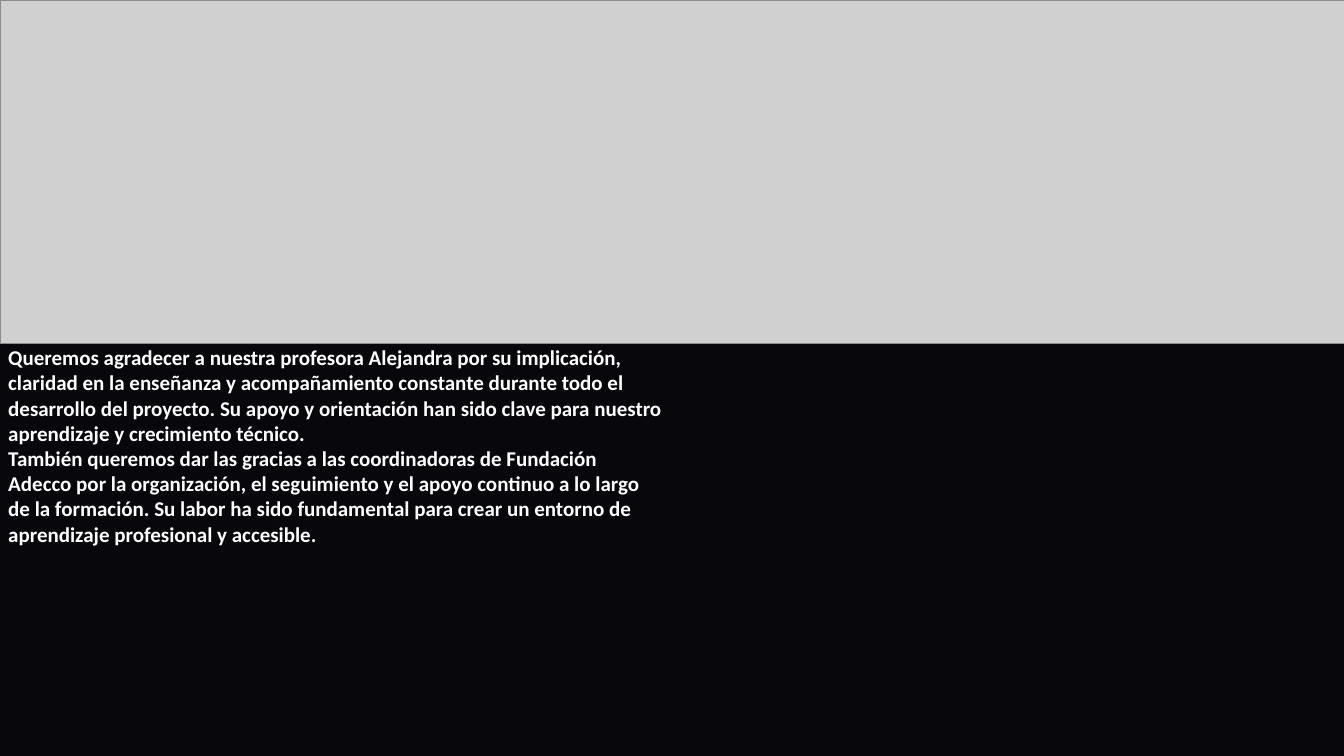
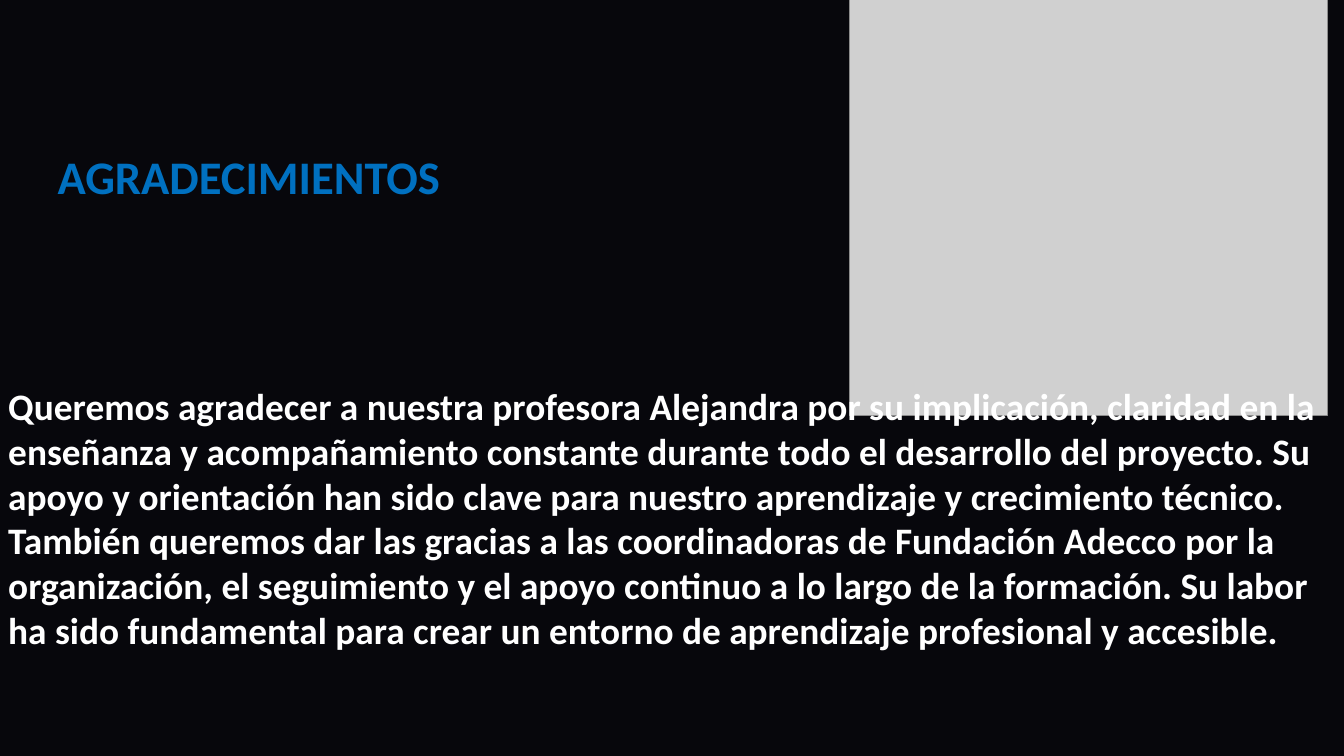
Before and after one commit to DavidCorredorMiguel/proyectogrupo2, a slide deck: slide 28 of Tech-and-Learn-Innovacion-y-Aprendizaje-en-E-commerce (1).pptx. Drawn at 1344x756 pixels with LibreOffice and Linux fonts; fonts in the diff are those of the drawing; grey boxes stand for pictures; background and template pictures are left out. Boxes give left, top, right and bottom in pixels: in the first picture for what was removed or moved away, otherwise in the second. Text is boxed around its words. In the diff, an @@ line names an element or a change of style, - is before the commit and + after.

Commit message:
presentacion

```diff
--- a/Tech-and-Learn-Innovacion-y-Aprendizaje-en-E-commerce (1).pptx
+++ b/Tech-and-Learn-Innovacion-y-Aprendizaje-en-E-commerce (1).pptx
@@ picture removed at [0,0,1344,344] @@
@@ picture added at [850,0,1328,416] @@
@@ text added at [58,163,440,195], 40 pt, text #0070C0, bold @@
+AGRADECIMIENTOS
@@ text "Queremos agradecer a nuestra profesora ...": place and size @@
-text "Queremos agradecer a nuestra profesora ..." at [8,350,661,546]
+text "Queremos agradecer a nuestra profesora ..." at [8,389,1315,651]
@@ text "Queremos agradecer a nuestra profesora ..." at [8,389,1315,651]: size 18 to 32 pt @@
```
Also in this commit, not shown: 2 other slides changed.
